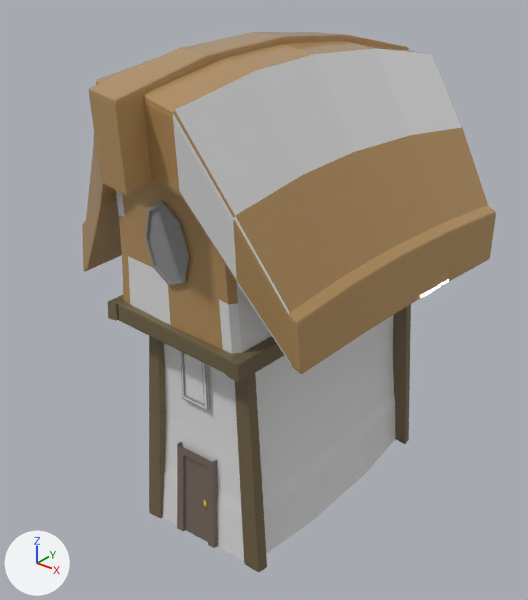
The FBX model Assets/Visuals/World Objects/house_a.fbx: old version first, new version second.
Camera for both pictures: a camera (50 mm lens) standing at (3.19, -4.22, 4.07) and looking at (-0.07, -0.14, 1.55). Arrows for +X, +Y and +Z are at lower left; the lights stay in place. Where no turn or scale is listed for an object, it has been applied to the vertices. Vertices at the same position are counted once.

Names of what the first picture shows: 'house_a'.
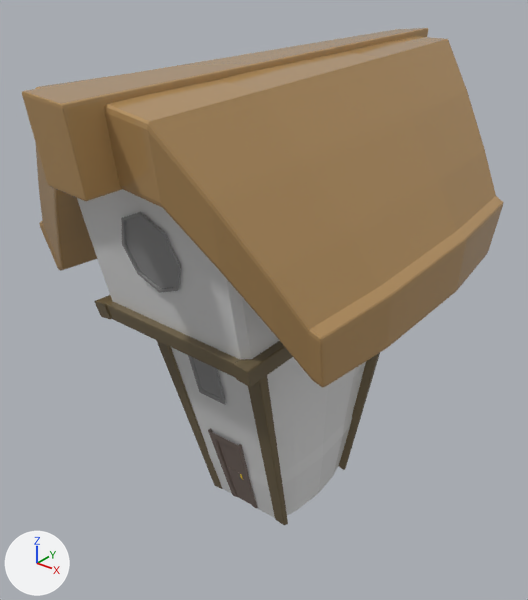
The change in detail:
Material 'mat_6.001' (mat_mat_6_001) is new.
Its base color is (0.46, 0.28, 0.113) (orange #b5905e).
Its roughness is 0.0.
me_mesh is used by ob_house_a; location (0.0, 0.032, 0.497).
me_mesh had 1221 vertices, 1099 faces and spanned x -1.31..1.2, y -1.66..1.55, z -0.74..3.03.
me_mesh now has 1170 vertices, 1047 faces and spans x -1.29..1.3, y -1.97..1.9, z -0.74..2.93.
me_mesh part 1: the loose piece of 73 vertices spanning x -0.25..0.17, y -1.25..-1.2, z 1.55..2.14 is multiplied about its middle by the matrix ((1.228, 0.036, -0.009), (0.051, 1.0, -0.17), (-0.002, -0.081, 0.978)), then moved by (0.02, -0.13, 0.0).
me_mesh part 2: the loose piece of 146 vertices spanning x -1.31..-0.05, y -1.43..1.32, z 1.3..2.98 is rebuilt with 144 vertices and now spans x -1.29..-0.05, y -1.71..1.67, z 1.26..2.88, in mat_mat_6_001 (orange #b5905e).
me_mesh part 3: the loose piece of 146 vertices spanning x -0.1..1.2, y -1.46..1.41, z 1.21..2.99 is rebuilt with 144 vertices and now spans x -0.02..1.3, y -1.71..1.67, z 1.25..2.89, in mat_mat_6_001 (orange #b5905e).
me_mesh part 4: the loose piece of 92 vertices spanning x -0.29..0.12, y -1.66..1.55, z 2.27..3.03 is rebuilt with 56 vertices and now spans x -0.23..0.11, y -1.97..1.9, z 2.34..2.93.
me_mesh part 5: the loose piece of 79 vertices spanning x -0.74..0.63, y -1.26..1.27, z 1.09..2.4 is rebuilt with 66 vertices and now spans x -0.71..0.67, y -1.43..1.43, z 1.1..2.39, in mat_mat_2 (light grey #e1e1e1).
me_mesh part 6: the loose piece of 26 vertices spanning x 0.46..0.72, y -1.25..1.26, z 1.05..1.23 is rebuilt with 26 vertices and now spans x 0.56..0.69, y -1.26..1.24, z 1.07..1.28.
me_mesh part 7: the loose piece of 26 vertices spanning x -0.79..-0.6, y -1.23..1.23, z 1.08..1.25 is rebuilt with 26 vertices and now spans x -0.76..-0.62, y -1.26..1.24, z 1.08..1.27.
me_mesh part 8: the loose piece of 24 vertices spanning x -0.62..0.51, y -1.24..-1.13, z 1.07..1.26 is rebuilt with 24 vertices and now spans x -0.65..0.63, y -1.25..-1.13, z 1.08..1.27.
me_mesh part 9: a new loose piece of 142 vertices spanning x -0.16..0.16, y -0.75..-0.49, z -0.71..0.1, in mat_mat_4 (brown #786961).
me_mesh part 10: a new loose piece of 80 vertices spanning x -0.13..0.14, y -0.99..-0.85, z 0.52..1.01, in mat_mat_3 (grey #8f8f8f).
me_mesh part 11: a new loose piece of 48 vertices spanning x 0.33..0.57, y -1.02..-0.45, z -0.74..1.13, in mat_mat_1 (brown #73654a).
me_mesh part 12: a new loose piece of 48 vertices spanning x 0.32..0.57, y 0.42..1.02, z -0.74..1.17, in mat_mat_1 (brown #73654a).
me_mesh part 13: the loose piece of 142 vertices spanning x -0.22..0.17, y -1.13..-1.01, z -0.71..0.1 is deleted.
me_mesh part 14: the loose piece of 64 vertices spanning x -0.16..0.1, y -1.04..-1.02, z 0.52..1.02 is deleted.
me_mesh part 15: 5 vertices moved within x -0.48..-0.36, y -1.02..-0.94, z 1.15..1.18; 299 vertices removed from x -0.55..0.67, y -1.13..1.17, z -0.74..1.2; 141 vertices added at x -0.49..0.5, y -1.02..1.0, z -0.73..1.18.
me_mesh now uses material mat_mat_6_001 (orange #b5905e).
Object 'house_a' (ob_house_a) moves from (0.0, 0.032, 0.497) to (0.0, 0.0, 0.497).

Where the change shows, as pixel boxes (x1, y1, x2, y2) in the pictures (528 x 600 px; the box of a moved part takes in the faces that stretch with it):
'house_a', reshaped, moved (16% wider, 8% shorter): before (82, 32, 496, 572); after (22, 28, 503, 525)
part 1 of me_mesh, moved or reshaped: before (145, 201, 189, 286); after (121, 212, 181, 293)
part 2 of me_mesh, rebuilt: before (82, 57, 158, 272); after (35, 73, 129, 271)
part 3 of me_mesh, rebuilt (13% wider): before (143, 41, 496, 374); after (104, 36, 503, 388)
part 4 of me_mesh, rebuilt (27% wider): before (89, 32, 409, 196); after (22, 28, 428, 201)
part 5 of me_mesh, rebuilt: before (116, 181, 272, 354); after (77, 189, 280, 359)
part 6 of me_mesh, rebuilt: before (224, 336, 284, 382); after (233, 341, 293, 387)
part 7 of me_mesh, rebuilt: before (108, 295, 123, 321); after (94, 295, 112, 319)
part 8 of me_mesh, rebuilt (17% wider): before (117, 299, 239, 374); after (105, 300, 248, 377)
part 9 of me_mesh, added: after (208, 429, 258, 508)
part 10 of me_mesh, added: after (188, 355, 226, 405)
part 11 of me_mesh, added (brown): after (248, 376, 288, 525)
part 12 of me_mesh, added (brown): after (339, 353, 380, 470)
part 13 of me_mesh, deleted (brown): before (177, 442, 218, 548)
part 14 of me_mesh, deleted: before (180, 351, 209, 411)
part 15 of me_mesh, cut back: before (149, 304, 411, 572); after (156, 340, 366, 518)
